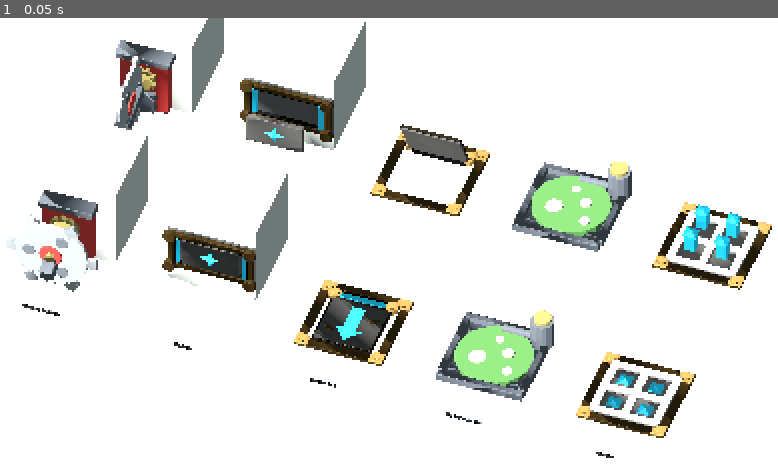
Above: before the commit, frame 1.
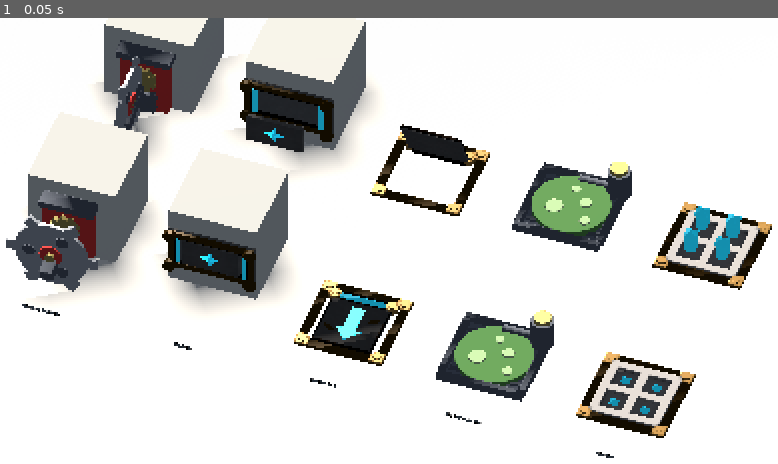
Above: after the commit, the same moment.

Repository: Autinhorse/HumanMustDie
Game: Godot game, scene res://tests/trap_pose.tscn
The game is run twice, just before and just after one commit, with the same random seed, the same clock (stepped at 60 frames per second) and the same inputs. This scene is started directly instead of the project's main scene.
Inputs:
- Up to frame 1 (0.05 s): no input

The runs differ from the first frame. In frame 1, 19% of the frame differs, in the area x 0-100%, y 0-95%.

Commit message:
v0.0.45 检查场景改用游戏光照；尖刺做尖
**检查场景的光和游戏对不上，之前给出的图全都不代表游戏。**
tests/trap_pose.gd 原来自己配了一套光（sun_energy 1.6、方位角 150°、
环境光 0.5），而游戏是 art.json 里的 0.92 / 35° / 0.36。现在 trap_pose 直接读
art.json 的 environment（含 SSAO），出来的图才代表游戏里的样子。

在这套真实光照下量了一下尖刺槽朝向相机的两面壁：

    上-左壁  中位 0.456
    槽底     中位 0.519
    上-右壁  中位 0.640

两面壁差 0.18，是有区别的 —— 之前看不出来是因为检查图用的是另一套光。
太阳水平方向指向 +X+Z，而这个相机偏航角下可见的两面壁法线是 -X（背光）
和 +Z（受光），已经接近最大反差了。

尖刺做尖：cap_height 从"等于槽深"改成独立参数（0.055），锥体比槽深，
多出来的部分静止时埋在底座里；cap_fill 0.60 -> 0.58。
宽高比 4.2:1 -> 2.7:1。中途试过 0.075 高 / 0.52 宽（1.8:1），但露在槽口的
部分只剩槽宽的 27%，太小了，退回 0.055。

测试 T0-T7 全绿。

Co-Authored-By: Claude Opus 5 (1M context) <noreply@anthropic.com>
Claude-Session: https://claude.ai/code/session_01VCzWxNk1LcyQr5pasXVQW6

Diff:
--- a/project.godot
+++ b/project.godot
@@ -12,7 +12,7 @@
 
 config/name="HumanMustDie - Prototype A"
 config/description="机关塔防灰盒原型：固定走廊 + 5 种机关 + 小/中/重三类物理敌人"
-config/version="0.0.44"
+config/version="0.0.45"
 run/main_scene="res://scenes/main.tscn"
 config/features=PackedStringArray("4.7", "Forward Plus")
 
--- a/tests/trap_pose.gd
+++ b/tests/trap_pose.gd
@@ -84,19 +84,28 @@
 	return float(anim.get("attack", 0.06)) + float(anim.get("hold", 0.12)) * 0.5
 
 func _world(cs: float) -> void:
+	# 光照直接读 art.json 的 environment —— 检查场景要是自己配一套光，
+	# 出来的图就不代表游戏，调半天是白调的（之前就是这么坑过一次）。
+	var ec: Dictionary = Cfg.art.get("environment", {})
 	var env := WorldEnvironment.new()
 	var e := Environment.new()
 	e.background_mode = Environment.BG_COLOR
 	e.background_color = Color(0.78, 0.83, 0.83)
 	e.ambient_light_source = Environment.AMBIENT_SOURCE_COLOR
-	e.ambient_light_color = Color(0.75, 0.82, 0.85)
-	e.ambient_light_energy = 0.5
+	e.ambient_light_color = Cfg.to_color(ec.get("ambient_color"), Color(0.65, 0.70, 0.78))
+	e.ambient_light_energy = float(ec.get("ambient_energy", 0.36))
+	e.ssao_enabled = bool(ec.get("ssao_enabled", true))
+	e.ssao_radius = float(ec.get("ssao_radius", 1.0))
+	e.ssao_intensity = float(ec.get("ssao_intensity", 2.6))
+	e.ssao_power = float(ec.get("ssao_power", 2.0))
 	env.environment = e
 	add_child(env)
 
 	var sun := DirectionalLight3D.new()
-	sun.rotation_degrees = Vector3(-50, 150, 0)
-	sun.light_energy = 1.6
+	sun.rotation = Vector3(-deg_to_rad(float(ec.get("sun_elevation_deg", 42.0))),
+		deg_to_rad(float(ec.get("sun_azimuth_deg", 35.0))), 0.0)
+	sun.light_color = Cfg.to_color(ec.get("sun_color"), Color(1.0, 0.96, 0.91))
+	sun.light_energy = float(ec.get("sun_energy", 0.92))
 	sun.shadow_enabled = true
 	add_child(sun)
 
Binary file changed: assets/models/board_spikes_1.glb
Binary file changed: assets/models/board_spikes_2.glb
Binary file changed: assets/models/board_spikes_3.glb
Not shown, changed: tools/blender/build_boards.py
